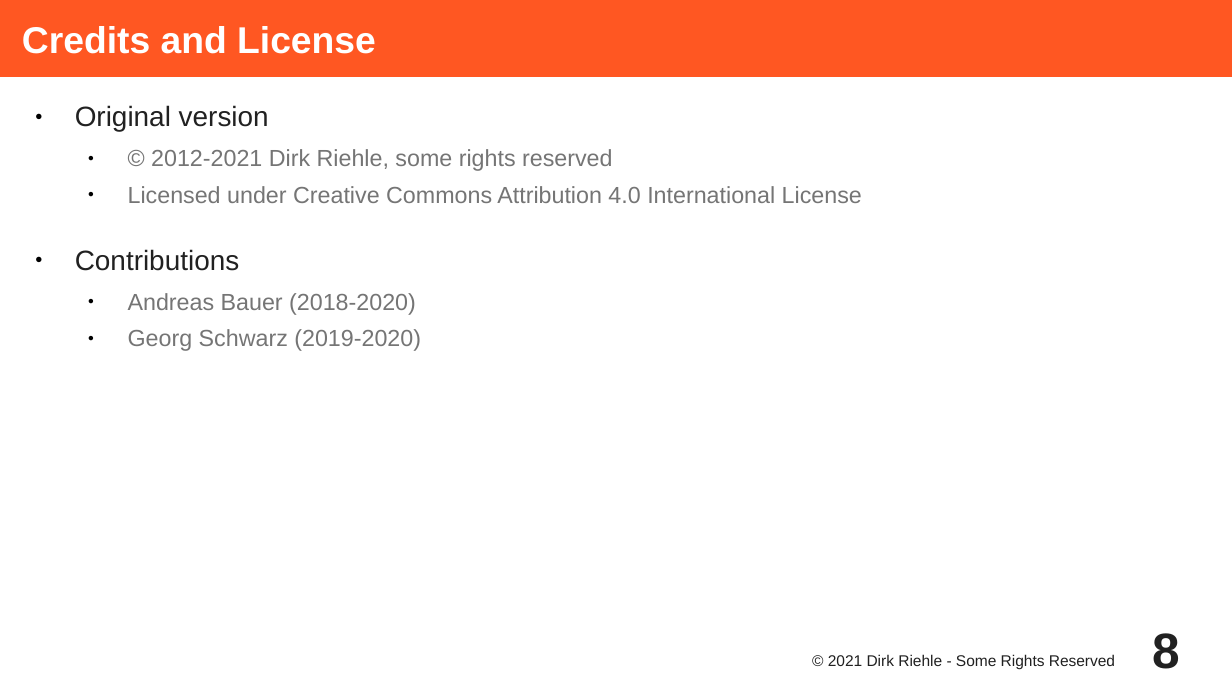
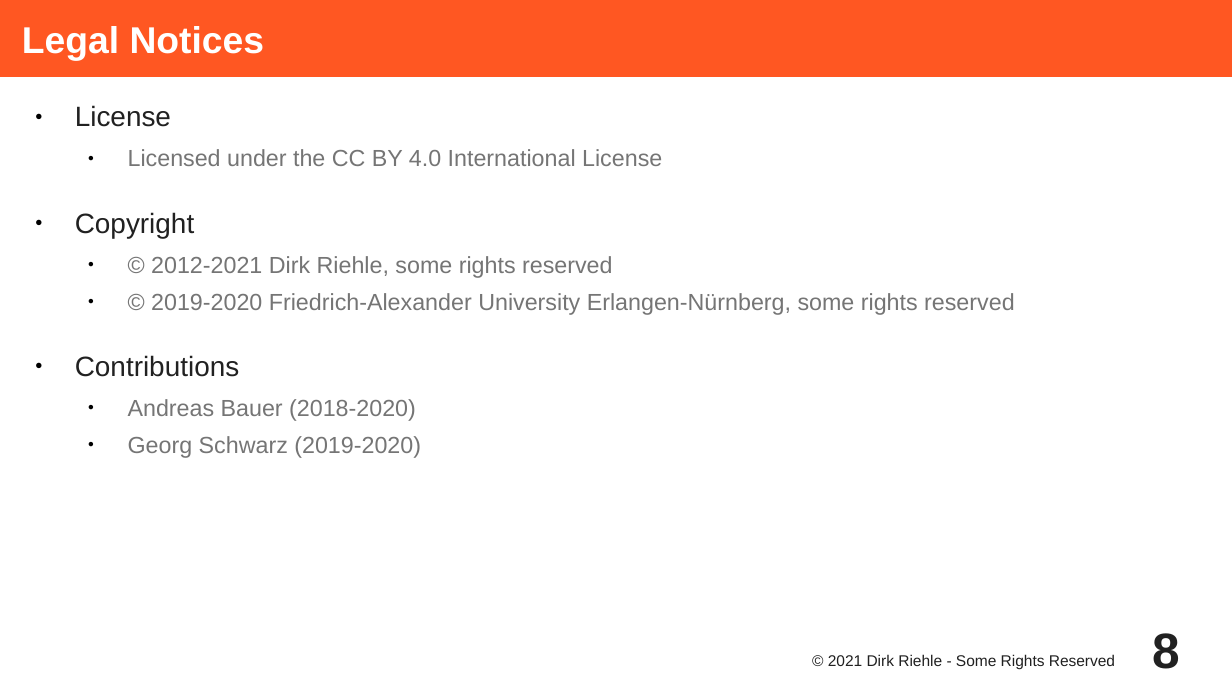
Before and after one commit to dirkriehle/adap-course, a slide deck: slide 8 of Lecture Slides/ADAP A02 - Course Homework.odp. Drawn at 1232x693 pixels with LibreOffice and Linux fonts; fonts in the diff are those of the drawing. Boxes give left, top, right and bottom in pixels: in the first picture for what was removed or moved away, otherwise in the second. Text is boxed around its words. In the diff, an @@ line names an element or a change of style, - is before the commit and + after.

Commit message:
Fixed legal notices

```diff
--- a/Lecture Slides/ADAP A02 - Course Homework.odp
+++ b/Lecture Slides/ADAP A02 - Course Homework.odp
@@ title at (x1=22, y1=26, x2=265, y2=61): text changed @@
-Credits and License
+Legal Notices
@@ text at (x1=75, y1=105, x2=662, y2=238): text changed; size 18 to 15 pt; text colour #212121 to #757575 @@
-● Original version
+● License
+  ● Licensed under the CC BY 4.0 International License
+● Copyright
@@ text at (x1=151, y1=293, x2=1015, y2=315): text changed @@
-  ● Licensed under Creative Commons Attribution 4.0 International License
+  ● © 2019-2020 Friedrich-Alexander University Erlangen-Nürnberg, some rights reserved
```
Also in this commit, not shown: 35 other files.
